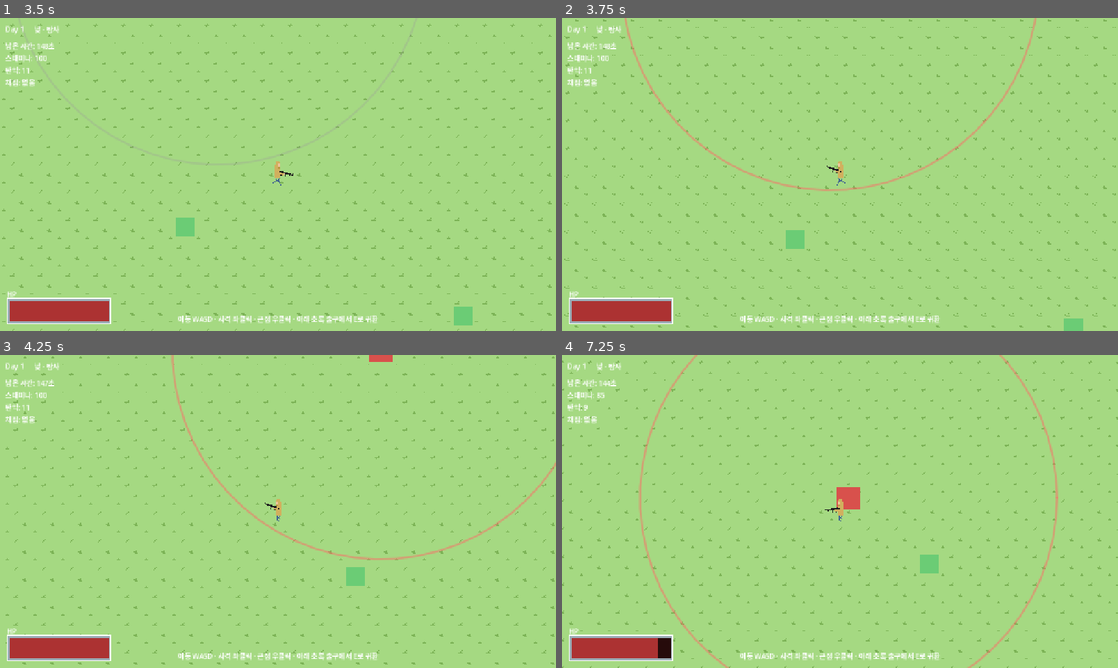
Above: before the commit, frames 1-4 (two rows, left to right).
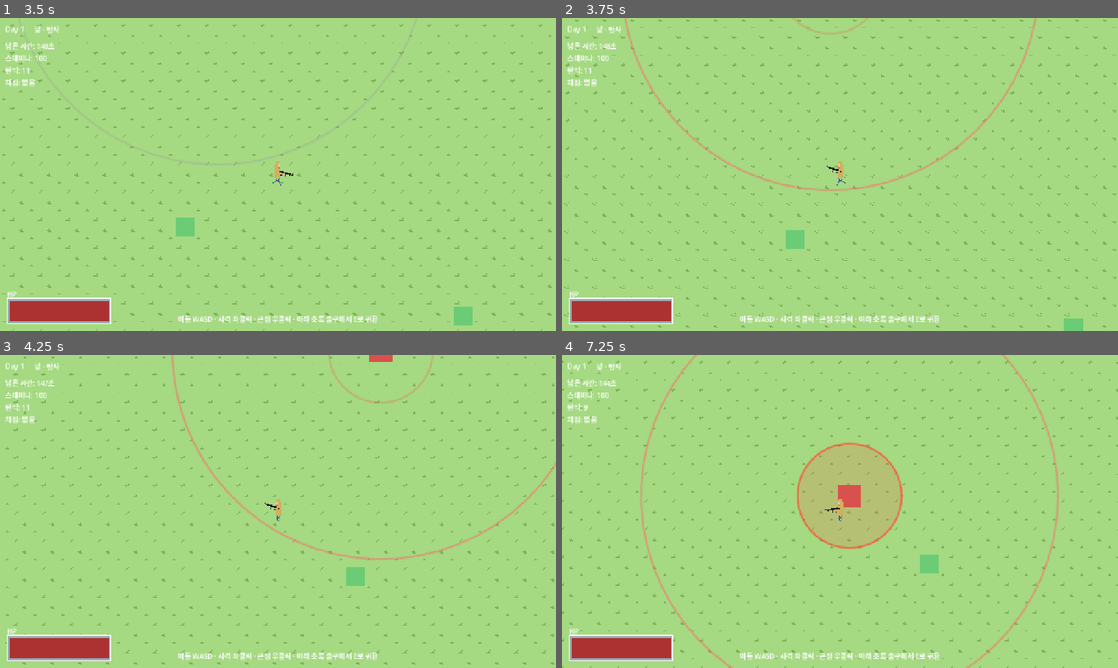
Above: after the commit, the same moments.

Repository: HomilBBANG/rt_Hilling_Game
Game: Godot game, scene res://scenes/ui/lobby.tscn
The game is run twice, just before and just after one commit, with the same random seed, the same clock (stepped at 60 frames per second) and the same inputs.
Inputs (mouse positions are in pixels of both pictures, inside the frame that each line leads up to):
- Up to frame 1 (3.5 s): click "새 게임" at 0.5 s; click "탐사 나가기 →" at 1.25 s; tap Enter at 2, 2.85 s; move the mouse to (250, 237) at 2.02 s; hold E 2.03-2.78 s; hold W from 2.03 s (still down); click (250, 237) at 2.17 s; move the mouse to (444, 221) at 2.77 s
- Up to frame 2 (3.75 s): move the mouse to (673, 127) at 3.52 s; release W at 3.53 s; hold A from 3.53 s (still down); hold E from 3.53 s (still down)
- Up to frame 3 (4.25 s): keep holding A; keep holding E
- Up to frame 4 (7.25 s): move the mouse to (867, 511) at 4.27 s; release E at 4.28 s; tap Enter at 4.35, 5.85 s; click (867, 511) at 4.42 s; move the mouse to (756, 433) at 5.02 s; release A at 5.03 s; hold S 5.03-5.78 s; hold E 5.03-5.78 s; move the mouse to (962, 495) at 5.77 s; hold D 5.78-6.53 s; move the mouse to (728, 527) at 6.52 s; hold W from 6.53 s (still down); hold E from 6.53 s (still down); click (728, 527) at 6.67 s

Frame 1 is identical in both runs. In frame 2, less than 0.1% of the frame differs, in the area x 41-55%, y 0-6%; in frame 3, 0.1%; in frame 4, 5.8%, in the area x 6-90%, y 0-100%.

Commit message:
몬스터 데이터 엑셀화 + monster_a 스프라이트/이동/공격 스킬
- data/monsters.xlsx → convert_monsters.py → monsters.json, MonsterDB 오토로드
  (종류/능력치/공격 파라미터 데이터화, 스폰 시 순환)
- scavenge: 하드코딩 프로필 제거, MonsterDB에서 능력치 주입
- monster_a idle/walk 스프라이트(gif 독립 추출), 이동 시 walk 전환+좌우 반전
- 공격 개편: 플레이어에 파고들지 않고 stop_distance 코앞 정지 →
  attack_range(표시) 안에 windup 후 공격 스킬(쿨다운), 접촉 즉시 데미지 제거

Co-Authored-By: Claude Opus 4.8 <noreply@anthropic.com>

Diff:
--- /dev/null
+++ b/autoload/monster_db.gd
@@ -0,0 +1,44 @@
+extends Node
+## 몬스터 종류/능력치 로더 — data/monsters.json(엑셀에서 변환)을 읽는다.
+## 행 순서 = 몬스터 종류 순서(스폰 시 순환). 첫 종류가 '가장 첫번째 일반 몬스터'.
+##
+## 워크플로:
+##   1) data/monsters.xlsx 편집(id, max_hp, contact_damage, speed, ... , sprite)
+##   2) `python tools/convert_monsters.py` 실행 → monsters.json 갱신
+##   3) 게임 실행 시 이 로더가 자동으로 읽음
+
+const DATA_PATH := "res://data/monsters.json"
+
+var types: Array = [] # 각 원소는 Dictionary(몬스터 필드)
+
+
+func _ready() -> void:
+	reload()
+
+
+func reload() -> void:
+	types.clear()
+	if not FileAccess.file_exists(DATA_PATH):
+		push_warning("MonsterDB: %s 없음 — 변환 스크립트를 먼저 실행하세요." % DATA_PATH)
+		return
+	var f := FileAccess.open(DATA_PATH, FileAccess.READ)
+	if f == null:
+		return
+	var txt := f.get_as_text()
+	f.close()
+	var parsed: Variant = JSON.parse_string(txt)
+	if typeof(parsed) == TYPE_ARRAY:
+		types = parsed
+	else:
+		push_error("MonsterDB: JSON 형식 오류(배열이어야 함)")
+
+
+func count() -> int:
+	return types.size()
+
+
+## i 번째 몬스터 종류(범위를 넘으면 순환). 데이터가 없으면 빈 사전.
+func get_type(i: int) -> Dictionary:
+	if types.is_empty():
+		return {}
+	return types[i % types.size()]
--- /dev/null
+++ b/data/monsters.json
@@ -0,0 +1,42 @@
+[
+  {
+    "id": "monster_a",
+    "display_name": "떠돌이",
+    "max_hp": 50,
+    "contact_damage": 15,
+    "speed": 90,
+    "detection_range": 160,
+    "chase_duration": 3,
+    "wander_radius": 80,
+    "wander_speed": 40,
+    "sprite": "monster_a",
+    "attack_range": 48,
+    "attack_cooldown": 1.2
+  },
+  {
+    "id": "monster_b",
+    "display_name": "추적자",
+    "max_hp": 80,
+    "contact_damage": 18,
+    "speed": 78,
+    "detection_range": 240,
+    "chase_duration": 5,
+    "wander_radius": 130,
+    "wander_speed": 40,
+    "attack_range": 60,
+    "attack_cooldown": 1.6
+  },
+  {
+    "id": "monster_c",
+    "display_name": "날쌘이",
+    "max_hp": 35,
+    "contact_damage": 12,
+    "speed": 110,
+    "detection_range": 120,
+    "chase_duration": 2.5,
+    "wander_radius": 60,
+    "wander_speed": 45,
+    "attack_range": 40,
+    "attack_cooldown": 0.9
+  }
+]
--- a/project.godot
+++ b/project.godot
@@ -27,6 +27,7 @@
 WeaponManager="*res://autoload/weapon_manager.gd"
 CodexManager="*res://autoload/codex_manager.gd"
 RecipeDB="*res://autoload/recipe_db.gd"
+MonsterDB="*res://autoload/monster_db.gd"
 GameManager="*res://autoload/game_manager.gd"
 
 [display]
--- a/scenes/entities/monster/monster.tscn
+++ b/scenes/entities/monster/monster.tscn
@@ -23,6 +23,10 @@
 color = Color(0.85, 0.32, 0.3, 1)
 polygon = PackedVector2Array(-13, -13, 13, -13, 13, 13, -13, 13)
 
+[node name="Sprite" type="AnimatedSprite2D" parent="."]
+texture_filter = 1
+visible = false
+
 [node name="HitBox" type="Area2D" parent="."]
 collision_layer = 0
 collision_mask = 1
--- a/scripts/entities/monster.gd
+++ b/scripts/entities/monster.gd
@@ -1,28 +1,41 @@
 extends CharacterBody2D
 ## 일반 몬스터 (PRD 3.1).
 ## 감지 반경(detection_range) 안에 플레이어가 들어오면 추적(CHASE) 시작.
-## 추적 중 chase_duration 초 동안 한 번도 데미지를 주지 못하면 추적을 멈추고
-## 제자리에 머문다(IDLE). 데미지를 주면 추적 시간이 리셋되어 계속 쫓아온다.
-## 감지 반경·추적 시간은 몬스터마다 다르게 설정(스폰 시 프로필로 주입).
+## 추적 중 chase_duration 초 동안 공격도 못하면 추적을 멈추고 제자리로(IDLE).
+## 플레이어에게 파고들지 않고 stop_distance(코앞)에서 멈춰, 공격 범위(attack_range)를
+## 표시한 뒤 짧은 준비동작(windup) 후 공격 스킬로 데미지(쿨다운 attack_cooldown).
+## 능력치는 몬스터마다 다르게 설정(스폰 시 엑셀 데이터 주입).
 
 enum State { IDLE, CHASE }
 
 @export var speed := 95.0
 @export var max_hp := 50.0
-@export var contact_damage := 15.0
+@export var contact_damage := 15.0     # 공격 스킬 1회 데미지
 @export var detection_range := 180.0   # 감지 반경 (몬스터마다 다름)
-@export var chase_duration := 4.0      # 무피해 시 추적 유지 시간 (몬스터마다 다름)
+@export var chase_duration := 4.0      # 무공격 시 추적 유지 시간 (몬스터마다 다름)
 @export var wander_radius := 90.0      # 대기 시 배회 반경(스폰 지점 기준)
 @export var wander_speed := 40.0       # 배회 이동 속도(추적보다 느림)
 
+## 공격 스킬 파라미터.
+@export var stop_distance := 26.0      # 플레이어 코앞에서 멈추는 거리(겹침 방지, ≈몸 반지름 합+1px)
+@export var attack_range := 48.0       # 공격 범위(표시됨). 이 안의 플레이어에게 데미지
+@export var attack_cooldown := 1.2     # 공격 간 간격(초)
+@export var attack_windup := 0.35      # 공격 준비동작(텔레그래프) 시간(초)
+
+## idle 애니 폴더 id(assets/monsters/<sprite_id>/<sprite_id>_idle_N.png). 비우면 사각형 유지.
+@export var sprite_id: String = ""
+
 var hp := 50.0
 var drop_item_id: String = ""
+
+var _sprite: AnimatedSprite2D = null # sprite_id 지정 시 사용
+var _has_walk := false               # walk 애니 존재 여부
 
 var _state: int = State.IDLE
 var _chase_timer := 0.0
 var _player: Node2D = null
-var _touching := false
-var _dmg_cd := 0.0
+var _attack_cd := 0.0     # 남은 공격 쿨다운
+var _windup := -1.0       # >=0 이면 공격 준비동작 진행 중(남은 시간)
 
 var _home := Vector2.ZERO
 var _home_set := false
@@ -32,24 +45,76 @@
 
 func _ready() -> void:
 	hp = max_hp
+	_setup_visual()
 	# 인스턴스별 고유 감지 반경 적용(공유 리소스 오염 방지).
 	var det := CircleShape2D.new()
 	det.radius = detection_range
 	$DetectionArea/DetCol.shape = det
 	$DetectionArea.body_entered.connect(_on_detect)
 	$HitBox.body_entered.connect(_on_hit_entered)
-	$HitBox.body_exited.connect(_on_hit_exited)
 	# 감지 반경 디버그 표시 토글(테스트용).
 	Config.detection_range_visibility_changed.connect(func(_v): queue_redraw())
 	queue_redraw()
 
 
+## sprite_id 가 지정되고 프레임이 있으면 AnimatedSprite2D 로 표시(idle + walk), 없으면 사각형 유지.
+func _setup_visual() -> void:
+	if sprite_id == "":
+		return
+	var sf := SpriteFrames.new()
+	sf.remove_animation("default") # 기본 빈 애니 제거
+	var idle_n := _add_anim(sf, "idle", "res://assets/monsters/%s/%s_idle_%%d.png" % [sprite_id, sprite_id], 2.5)
+	var walk_n := _add_anim(sf, "walk", "res://assets/monsters/%s/%s_walk_%%d.png" % [sprite_id, sprite_id], 8.0)
+	if idle_n == 0 and walk_n == 0:
+		return # 프레임 하나도 없으면 플레이스홀더 유지
+	_has_walk = walk_n > 0
+	_sprite = $Sprite as AnimatedSprite2D
+	_sprite.sprite_frames = sf
+	_sprite.play("idle" if idle_n > 0 else "walk")
+	_sprite.visible = true
+	$Body.visible = false
+
+
+## 패턴(…_%d.png)으로 프레임을 로드해 애니 추가. 로드한 프레임 수 반환(0이면 애니 제거).
+func _add_anim(sf: SpriteFrames, anim: String, pattern: String, fps: float) -> int:
+	sf.add_animation(anim)
+	sf.set_animation_loop(anim, true)
+	sf.set_animation_speed(anim, fps)
+	var i := 0
+	while ResourceLoader.exists(pattern % i):
+		sf.add_frame(anim, load(pattern % i))
+		i += 1
+	if i == 0:
+		sf.remove_animation(anim)
+	return i
+
+
+## 이동 여부에 따라 walk/idle 전환 + 좌우 반전.
+func _update_anim() -> void:
+	if _sprite == null:
+		return
+	var moving := velocity.length() > 5.0
+	var want := "walk" if (moving and _has_walk) else "idle"
+	if not _sprite.sprite_frames.has_animation(want):
+		want = "idle" if _sprite.sprite_frames.has_animation("idle") else "walk"
+	if _sprite.animation != want:
+		_sprite.play(want)
+	if absf(velocity.x) > 1.0:
+		_sprite.flip_h = velocity.x < 0.0 # 왼쪽 이동 시 반전(원본이 오른쪽을 향한다고 가정)
+
+
 func _draw() -> void:
-	# 몬스터 감지 반경 디버그 시각화. Config 스위치로 끌 수 있음.
-	if not Config.show_detection_range:
-		return
-	var col := Color(1.0, 0.4, 0.4, 0.5) if _state == State.CHASE else Color(0.6, 0.6, 0.6, 0.3)
-	draw_arc(Vector2.ZERO, detection_range, 0.0, TAU, 64, col, 2.0, true)
+	# 공격 범위 표시(추적 중일 때만). 준비동작 중이면 채워서 임박함을 알림.
+	if _state == State.CHASE:
+		var attacking := _windup >= 0.0
+		var edge := Color(1.0, 0.3, 0.2, 0.7 if attacking else 0.25)
+		if attacking:
+			draw_circle(Vector2.ZERO, attack_range, Color(1.0, 0.3, 0.2, 0.18))
+		draw_arc(Vector2.ZERO, attack_range, 0.0, TAU, 48, edge, 2.0, true)
+	# 감지 반경 디버그 시각화(Config 스위치로 토글).
+	if Config.show_detection_range:
+		var col := Color(1.0, 0.4, 0.4, 0.5) if _state == State.CHASE else Color(0.6, 0.6, 0.6, 0.3)
+		draw_arc(Vector2.ZERO, detection_range, 0.0, TAU, 64, col, 2.0, true)
 
 
 func _physics_process(delta: float) -> void:
@@ -59,26 +124,62 @@
 		_home_set = true
 		_pick_wander_target()
 
+	_attack_cd = maxf(0.0, _attack_cd - delta)
+
 	if _state == State.CHASE:
 		_chase_timer -= delta
 		if _chase_timer <= 0.0 or _player == null or not is_instance_valid(_player):
 			_end_chase()
 		else:
-			velocity = (_player.global_position - global_position).normalized() * speed
-			move_and_slide()
+			_chase_and_attack(delta)
 	else:
 		_wander(delta) # 대기 시 home 주변을 배회
 
-	_dmg_cd = maxf(0.0, _dmg_cd - delta)
-	if _touching and _dmg_cd <= 0.0 and _player and _player.has_method("take_hit"):
-		_player.take_hit(contact_damage)
-		_dmg_cd = 1.0
-		# 데미지 성공 → (재)추적 + 추적 시간 리셋.
-		var was_chasing := _state == State.CHASE
-		_state = State.CHASE
-		_chase_timer = chase_duration
-		if not was_chasing:
+	_update_anim() # 이동 여부에 따라 walk/idle 전환
+
+
+## 플레이어를 stop_distance 코앞까지 쫓아가 멈춘 뒤 공격 스킬을 사용.
+func _chase_and_attack(delta: float) -> void:
+	var to: Vector2 = _player.global_position - global_position
+	var dist := to.length()
+	if dist > stop_distance:
+		# 코앞에서 딱 멈추도록 남은 거리만큼만 이동(오버슈트로 인한 버벅임 방지).
+		var reach := minf(speed, (dist - stop_distance) / maxf(delta, 0.0001))
+		velocity = to.normalized() * reach
+		move_and_slide()
+		if _windup >= 0.0: # 이동하면 준비동작 취소
+			_windup = -1.0
 			queue_redraw()
+	else:
+		# 코앞 도착 → 정지 후 공격.
+		velocity = Vector2.ZERO
+		if _sprite and absf(to.x) > 1.0:
+			_sprite.flip_h = to.x < 0.0 # 플레이어 쪽을 바라봄
+		_attack_tick(delta)
+
+
+## 정지 상태에서 공격 사이클: 쿨다운 → 준비동작(windup) → 데미지.
+func _attack_tick(delta: float) -> void:
+	if _windup >= 0.0:
+		_windup -= delta
+		if _windup <= 0.0:
+			_windup = -1.0
+			_do_attack()
+		queue_redraw()
+		return
+	if _attack_cd <= 0.0:
+		_windup = attack_windup      # 텔레그래프 시작
+		_chase_timer = chase_duration # 공격 시도 중이면 추적 유지
+		queue_redraw()
+
+
+## 공격 발동: attack_range 안의 플레이어에게 데미지.
+func _do_attack() -> void:
+	_attack_cd = attack_cooldown
+	if _player and is_instance_valid(_player) and _player.has_method("take_hit"):
+		if _player.global_position.distance_to(global_position) <= attack_range:
+			_player.take_hit(contact_damage)
+	queue_redraw()
 
 
 func _on_detect(body: Node) -> void:
@@ -89,15 +190,10 @@
 		queue_redraw()
 
 
+## 근접 접촉은 데미지 없이 플레이어 참조만 갱신(공격은 stop_distance에서 스킬로 처리).
 func _on_hit_entered(body: Node) -> void:
 	if body.is_in_group("player"):
-		_touching = true
 		_player = body
-
-
-func _on_hit_exited(body: Node) -> void:
-	if body.is_in_group("player"):
-		_touching = false
 
 
 func _end_chase() -> void:
--- a/scripts/phases/scavenge.gd
+++ b/scripts/phases/scavenge.gd
@@ -49,19 +49,10 @@
 		_player.stamina_depleted.connect(_on_stamina_depleted)
 	_set_camera_limits()
 
-	# 몬스터마다 감지 반경/추적 시간/속도가 다르도록 프로필 순환.
-	var profiles := [
-		{"detection_range": 160.0, "chase_duration": 3.0, "speed": 90.0, "wander_radius": 80.0},
-		{"detection_range": 240.0, "chase_duration": 5.0, "speed": 78.0, "wander_radius": 130.0},
-		{"detection_range": 120.0, "chase_duration": 2.5, "speed": 110.0, "wander_radius": 60.0},
-	]
+	# 몬스터 종류/능력치는 엑셀(data/monsters.xlsx → MonsterDB)에서 읽어 순환 배치.
 	for i in monster_count:
 		var mon := monster_scene.instantiate()
-		var prof: Dictionary = profiles[i % profiles.size()]
-		mon.detection_range = prof["detection_range"]
-		mon.chase_duration = prof["chase_duration"]
-		mon.speed = prof["speed"]
-		mon.wander_radius = prof["wander_radius"]
+		_apply_monster_type(mon, MonsterDB.get_type(i))
 		mon.drop_item_id = _pick_material_id()
 		add_child(mon) # exports 를 _ready 전에 주입
 		mon.global_position = _random_spawn_pos(true)
@@ -80,6 +71,25 @@
 
 	$ExitZone.body_entered.connect(_on_exit_entered)
 	$ExitZone.body_exited.connect(_on_exit_exited)
+
+
+## 엑셀 몬스터 종류(Dictionary)의 능력치를 몬스터 인스턴스에 주입. 빈 사전이면 기본값 유지.
+func _apply_monster_type(mon: Node, t: Dictionary) -> void:
+	if t.is_empty():
+		return
+	mon.max_hp = float(t.get("max_hp", mon.max_hp))
+	mon.contact_damage = float(t.get("contact_damage", mon.contact_damage))
+	mon.speed = float(t.get("speed", mon.speed))
+	mon.detection_range = float(t.get("detection_range", mon.detection_range))
+	mon.chase_duration = float(t.get("chase_duration", mon.chase_duration))
+	mon.wander_radius = float(t.get("wander_radius", mon.wander_radius))
+	mon.wander_speed = float(t.get("wander_speed", mon.wander_speed))
+	# 공격 스킬 파라미터(엑셀에 열이 있으면 덮어씀, 없으면 몬스터 기본값 유지).
+	mon.stop_distance = float(t.get("stop_distance", mon.stop_distance))
+	mon.attack_range = float(t.get("attack_range", mon.attack_range))
+	mon.attack_cooldown = float(t.get("attack_cooldown", mon.attack_cooldown))
+	mon.attack_windup = float(t.get("attack_windup", mon.attack_windup))
+	mon.sprite_id = String(t.get("sprite", ""))
 
 
 func _process(delta: float) -> void:
Binary file added: assets/monsters/monster_a/monster_a_idle_0.png
Not shown, added: assets/monsters/monster_a/monster_a_idle_0.png.import
Binary file added: assets/monsters/monster_a/monster_a_idle_1.png
Not shown, added: assets/monsters/monster_a/monster_a_idle_1.png.import
Binary file added: assets/monsters/monster_a/monster_a_walk_0.png
Not shown, added: assets/monsters/monster_a/monster_a_walk_0.png.import
Binary file added: assets/monsters/monster_a/monster_a_walk_1.png
Not shown, added: assets/monsters/monster_a/monster_a_walk_1.png.import
Binary file added: assets/monsters/monster_a/monster_a_walk_2.png
Not shown, added: assets/monsters/monster_a/monster_a_walk_2.png.import
Not shown, added: autoload/monster_db.gd.uid
Not shown, added: data/monsters.xlsx
(and 2 more such lines)
